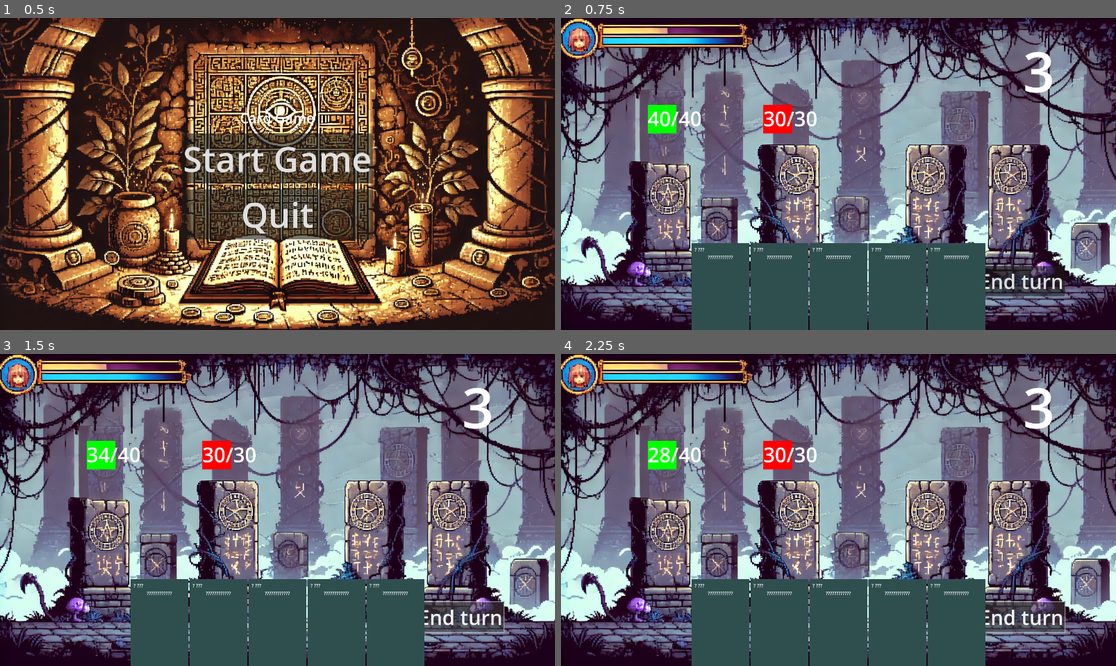
Above: before the commit, frames 1-4 (two rows, left to right).
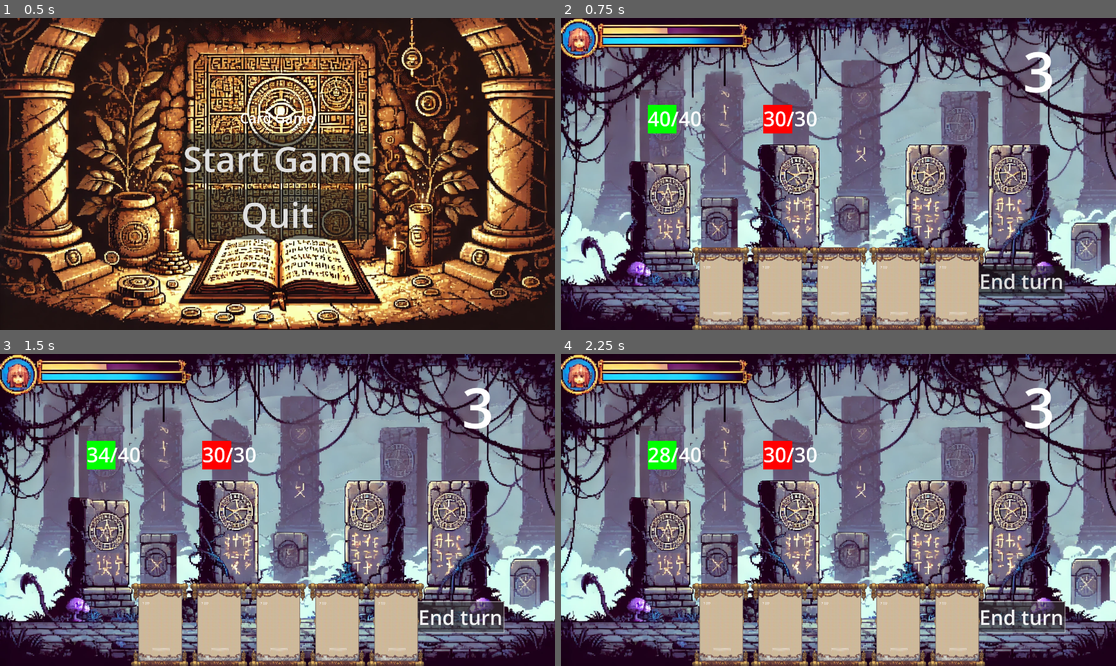
Above: after the commit, the same moments.

Repository: Pixel-Pilgrims/game-off-2024
Game: Godot game, scene res://scenes/Main.tscn
Same seed, same stepped clock (60 frames per second), same inputs: the game is played once before the commit and once after it.
Inputs:
- Up to frame 1 (0.5 s): no input
- Up to frame 2 (0.75 s): click "Start Game" at 0.5 s
- Up to frame 3 (1.5 s): click "End turn" at 1.25 s
- Up to frame 4 (2.25 s): click "End turn" at 2 s

Frame 1 is identical in both runs. In frame 2, 14% of the frame differs, in the area x 23-77%, y 72-100%; in frame 3, 14%; in frame 4, 14%.

Commit message:
feat: add scroll and tilemap for ui

Diff:
--- /dev/null
+++ b/resources/ui/tilemap.tres
@@ -0,0 +1,3 @@
+[gd_resource type="TileMapPattern" format=3 uid="uid://bekwf75e1n4no"]
+
+[resource]
--- a/scenes/Card.tscn
+++ b/scenes/Card.tscn
@@ -1,6 +1,7 @@
-[gd_scene load_steps=2 format=3 uid="uid://cpp37o7600nho"]
+[gd_scene load_steps=3 format=3 uid="uid://cpp37o7600nho"]
 
 [ext_resource type="Script" path="res://scripts/cards/card.gd" id="1_p7luq"]
+[ext_resource type="Texture2D" uid="uid://df58t5bfmj70a" path="res://resources/cards/scroll_base.png" id="2_bvhgb"]
 
 [node name="Card" type="Control"]
 custom_minimum_size = Vector2(200, 300)
@@ -8,28 +9,25 @@
 anchors_preset = 15
 anchor_right = 1.0
 anchor_bottom = 1.0
-offset_right = -952.0
-offset_bottom = -348.0
+offset_right = -1720.0
+offset_bottom = -780.0
 grow_horizontal = 2
 grow_vertical = 2
 script = ExtResource("1_p7luq")
 
-[node name="ColorRect" type="ColorRect" parent="."]
-layout_mode = 1
-anchors_preset = 15
-anchor_right = 1.0
-anchor_bottom = 1.0
-grow_horizontal = 2
-grow_vertical = 2
-color = Color(0.184314, 0.309804, 0.309804, 1)
+[node name="Sprite2D" type="Sprite2D" parent="."]
+position = Vector2(1, 1)
+scale = Vector2(0.995, 0.996805)
+texture = ExtResource("2_bvhgb")
+centered = false
 
 [node name="MarginContainer" type="MarginContainer" parent="."]
-layout_mode = 1
-anchors_preset = 15
-anchor_right = 1.0
-anchor_bottom = 1.0
-grow_horizontal = 2
-grow_vertical = 2
+layout_mode = 0
+offset_left = 34.0
+offset_top = 67.0
+offset_right = 238.0
+offset_bottom = 314.0
+scale = Vector2(0.7, 0.78)
 theme_override_constants/margin_left = 10
 theme_override_constants/margin_top = 10
 theme_override_constants/margin_right = 10
@@ -57,6 +55,7 @@
 size_flags_vertical = 3
 text = "Unleash all demons, with the power of THE DEBUG!"
 horizontal_alignment = 1
+vertical_alignment = 2
 autowrap_mode = 2
 
 [connection signal="card_played" from="." to="." method="_on_card_played"]
--- a/scenes/Combat.tscn
+++ b/scenes/Combat.tscn
@@ -9,6 +9,320 @@
 [ext_resource type="Script" path="res://scripts/player.gd" id="7_dwwk6"]
 [ext_resource type="Script" path="res://scripts/enemy.gd" id="8_grmhu"]
 [ext_resource type="PackedScene" uid="uid://duyk27ghemr8s" path="res://scenes/decode_ui.tscn" id="9_1iax2"]
+[ext_resource type="Texture2D" uid="uid://b27cwck0oyrc" path="res://resources/ui/tilemap_packed.png" id="9_borvs"]
+
+[sub_resource type="TileSetAtlasSource" id="TileSetAtlasSource_iekpm"]
+texture = ExtResource("9_borvs")
+texture_region_size = Vector2i(32, 32)
+0:0/0 = 0
+1:0/0 = 0
+2:0/0 = 0
+3:0/0 = 0
+4:0/0 = 0
+5:0/0 = 0
+6:0/0 = 0
+7:0/0 = 0
+8:0/0 = 0
+9:0/0 = 0
+10:0/0 = 0
+11:0/0 = 0
+12:0/0 = 0
+13:0/0 = 0
+14:0/0 = 0
+15:0/0 = 0
+16:0/0 = 0
+17:0/0 = 0
+18:0/0 = 0
+19:0/0 = 0
+0:1/0 = 0
+1:1/0 = 0
+2:1/0 = 0
+3:1/0 = 0
+4:1/0 = 0
+5:1/0 = 0
+6:1/0 = 0
+7:1/0 = 0
+8:1/0 = 0
+9:1/0 = 0
+10:1/0 = 0
+11:1/0 = 0
+12:1/0 = 0
+13:1/0 = 0
+14:1/0 = 0
+15:1/0 = 0
+16:1/0 = 0
+17:1/0 = 0
+18:1/0 = 0
+19:1/0 = 0
+0:2/0 = 0
+1:2/0 = 0
+2:2/0 = 0
+3:2/0 = 0
+4:2/0 = 0
+5:2/0 = 0
+6:2/0 = 0
+7:2/0 = 0
+8:2/0 = 0
+9:2/0 = 0
+10:2/0 = 0
+11:2/0 = 0
+12:2/0 = 0
+13:2/0 = 0
+14:2/0 = 0
+15:2/0 = 0
+16:2/0 = 0
+17:2/0 = 0
+18:2/0 = 0
+19:2/0 = 0
+0:3/0 = 0
+1:3/0 = 0
+2:3/0 = 0
+3:3/0 = 0
+4:3/0 = 0
+5:3/0 = 0
+6:3/0 = 0
+7:3/0 = 0
+8:3/0 = 0
+9:3/0 = 0
+10:3/0 = 0
+11:3/0 = 0
+12:3/0 = 0
+13:3/0 = 0
+14:3/0 = 0
+15:3/0 = 0
+16:3/0 = 0
+17:3/0 = 0
+18:3/0 = 0
+19:3/0 = 0
+0:4/0 = 0
+1:4/0 = 0
+2:4/0 = 0
+3:4/0 = 0
+4:4/0 = 0
+5:4/0 = 0
+6:4/0 = 0
+7:4/0 = 0
+8:4/0 = 0
+9:4/0 = 0
+10:4/0 = 0
+11:4/0 = 0
+12:4/0 = 0
+13:4/0 = 0
+14:4/0 = 0
+15:4/0 = 0
+16:4/0 = 0
+17:4/0 = 0
+18:4/0 = 0
+19:4/0 = 0
+0:5/0 = 0
+1:5/0 = 0
+2:5/0 = 0
+3:5/0 = 0
+4:5/0 = 0
+5:5/0 = 0
+6:5/0 = 0
+7:5/0 = 0
+8:5/0 = 0
+9:5/0 = 0
+10:5/0 = 0
+11:5/0 = 0
+12:5/0 = 0
+13:5/0 = 0
+14:5/0 = 0
+15:5/0 = 0
+16:5/0 = 0
+17:5/0 = 0
+18:5/0 = 0
+19:5/0 = 0
+0:6/0 = 0
+1:6/0 = 0
+2:6/0 = 0
+3:6/0 = 0
+4:6/0 = 0
+5:6/0 = 0
+6:6/0 = 0
+7:6/0 = 0
+8:6/0 = 0
+9:6/0 = 0
+10:6/0 = 0
+11:6/0 = 0
+12:6/0 = 0
+13:6/0 = 0
+14:6/0 = 0
+15:6/0 = 0
+16:6/0 = 0
+17:6/0 = 0
+18:6/0 = 0
+19:6/0 = 0
+20:6/0 = 0
+21:6/0 = 0
+22:6/0 = 0
+23:6/0 = 0
+24:6/0 = 0
+25:6/0 = 0
+0:7/0 = 0
+1:7/0 = 0
+2:7/0 = 0
+3:7/0 = 0
+4:7/0 = 0
+5:7/0 = 0
+6:7/0 = 0
+7:7/0 = 0
+8:7/0 = 0
+9:7/0 = 0
+10:7/0 = 0
+11:7/0 = 0
+12:7/0 = 0
+13:7/0 = 0
+14:7/0 = 0
+17:7/0 = 0
+18:7/0 = 0
+21:7/0 = 0
+22:7/0 = 0
+25:7/0 = 0
+0:8/0 = 0
+1:8/0 = 0
+2:8/0 = 0
+3:8/0 = 0
+4:8/0 = 0
+5:8/0 = 0
+6:8/0 = 0
+7:8/0 = 0
+8:8/0 = 0
+9:8/0 = 0
+10:8/0 = 0
+11:8/0 = 0
+12:8/0 = 0
+13:8/0 = 0
+14:8/0 = 0
+17:8/0 = 0
+18:8/0 = 0
+21:8/0 = 0
+22:8/0 = 0
+25:8/0 = 0
+0:9/0 = 0
+1:9/0 = 0
+2:9/0 = 0
+3:9/0 = 0
+4:9/0 = 0
+5:9/0 = 0
+6:9/0 = 0
+7:9/0 = 0
+8:9/0 = 0
+9:9/0 = 0
+10:9/0 = 0
+11:9/0 = 0
+12:9/0 = 0
+13:9/0 = 0
+14:9/0 = 0
+15:9/0 = 0
+16:9/0 = 0
+17:9/0 = 0
+18:9/0 = 0
+19:9/0 = 0
+20:9/0 = 0
+21:9/0 = 0
+22:9/0 = 0
+23:9/0 = 0
+24:9/0 = 0
+25:9/0 = 0
+0:10/0 = 0
+1:10/0 = 0
+2:10/0 = 0
+3:10/0 = 0
+4:10/0 = 0
+5:10/0 = 0
+6:10/0 = 0
+7:10/0 = 0
+8:10/0 = 0
+9:10/0 = 0
+10:10/0 = 0
+11:10/0 = 0
+12:10/0 = 0
+13:10/0 = 0
+14:10/0 = 0
+15:10/0 = 0
+16:10/0 = 0
+17:10/0 = 0
+18:10/0 = 0
+19:10/0 = 0
+20:10/0 = 0
+21:10/0 = 0
+22:10/0 = 0
+23:10/0 = 0
+24:10/0 = 0
+25:10/0 = 0
+0:11/0 = 0
+1:11/0 = 0
+2:11/0 = 0
+3:11/0 = 0
+4:11/0 = 0
+5:11/0 = 0
+6:11/0 = 0
+7:11/0 = 0
+8:11/0 = 0
+9:11/0 = 0
+10:11/0 = 0
+11:11/0 = 0
+12:11/0 = 0
+13:11/0 = 0
+14:11/0 = 0
+17:11/0 = 0
+18:11/0 = 0
+21:11/0 = 0
+22:11/0 = 0
+25:11/0 = 0
+0:12/0 = 0
+1:12/0 = 0
+2:12/0 = 0
+3:12/0 = 0
+4:12/0 = 0
+5:12/0 = 0
+6:12/0 = 0
+7:12/0 = 0
+8:12/0 = 0
+9:12/0 = 0
+10:12/0 = 0
+11:12/0 = 0
+12:12/0 = 0
+13:12/0 = 0
+14:12/0 = 0
+17:12/0 = 0
+18:12/0 = 0
+21:12/0 = 0
+22:12/0 = 0
+25:12/0 = 0
+0:13/0 = 0
+1:13/0 = 0
+2:13/0 = 0
+3:13/0 = 0
+4:13/0 = 0
+5:13/0 = 0
+6:13/0 = 0
+7:13/0 = 0
+8:13/0 = 0
+9:13/0 = 0
+10:13/0 = 0
+11:13/0 = 0
+12:13/0 = 0
+13:13/0 = 0
+14:13/0 = 0
+15:13/0 = 0
+16:13/0 = 0
+17:13/0 = 0
+18:13/0 = 0
+19:13/0 = 0
+20:13/0 = 0
+21:13/0 = 0
+22:13/0 = 0
+23:13/0 = 0
+24:13/0 = 0
+25:13/0 = 0
+
+[sub_resource type="TileSet" id="TileSet_c6nwj"]
+resource_local_to_scene = true
+tile_size = Vector2i(128, 128)
+sources/0 = SubResource("TileSetAtlasSource_iekpm")
 
 [node name="Combat" type="Node2D"]
 script = ExtResource("1_5fcjk")
@@ -120,4 +434,9 @@
 grow_vertical = 0
 alignment = 1
 
+[node name="TileMapLayer" type="TileMapLayer" parent="UI/HUD"]
+position = Vector2(310, 212)
+tile_set = SubResource("TileSet_c6nwj")
+rendering_quadrant_size = 128
+
 [node name="DecodeUI" parent="UI" instance=ExtResource("9_1iax2")]
Binary file added: resources/cards/scroll_base.png
Not shown, added: resources/cards/scroll_base.png.import
Binary file added: resources/ui/tilemap.png
Not shown, added: resources/ui/tilemap.png.import
Binary file added: resources/ui/tilemap_packed.png
Not shown, added: resources/ui/tilemap_packed.png.import
Not shown: 1 places in scenes/Combat.tscn that only renumber resources
